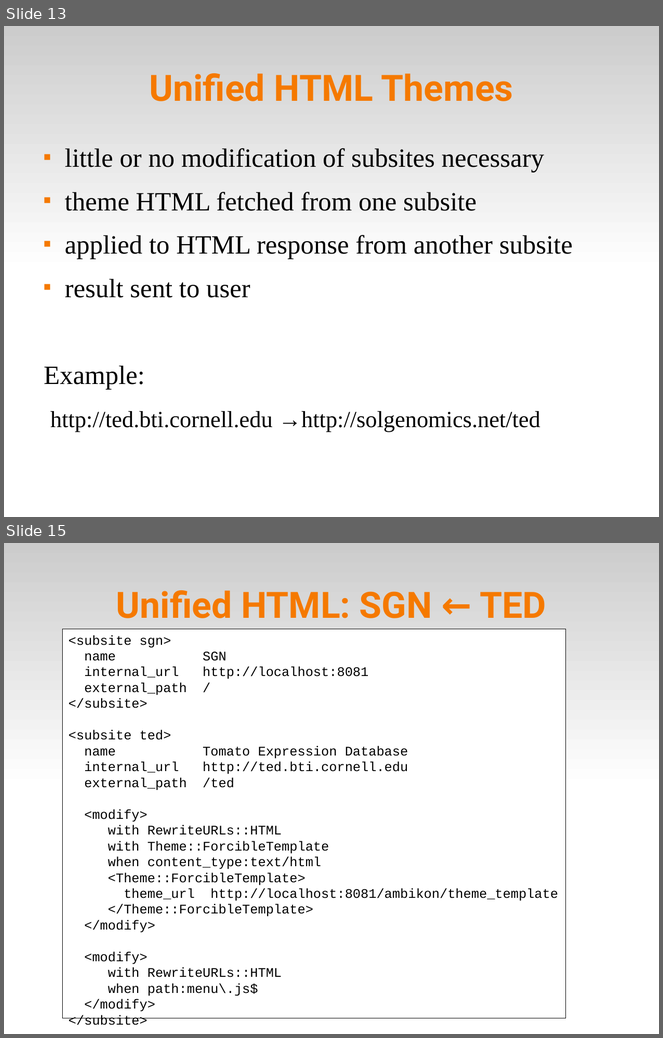
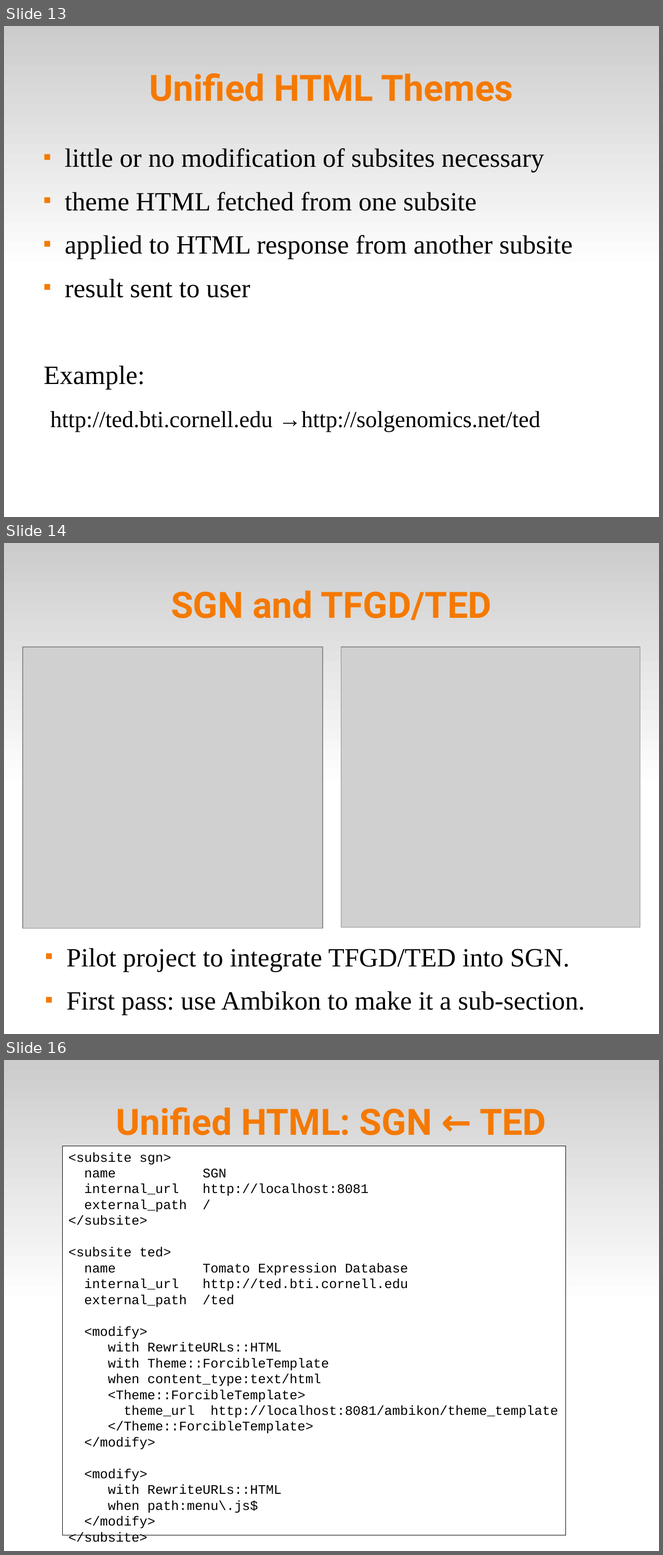
Before and after one commit to solgenomics/Ambikon, a slide deck: doc/presentations/ambikon_intro.odp. Shown one above the other, each under a label of ours: slides 13 and 15 before the commit, slides 13, 14 and 16 after it; the slides between them are not shown. The pictures are 663x1038 and 663x1555 pixels, drawn with LibreOffice and Linux fonts; fonts in the diff are those of the drawing; grey boxes stand for pictures. Boxes give left, top, right and bottom in pixels: in the first picture for what was removed or moved away, otherwise in the second. Text is boxed around its words. In the diff, an @@ line names an element or a change of style, - is before the commit and + after.

```diff
--- a/doc/presentations/ambikon_intro.odp
+++ b/doc/presentations/ambikon_intro.odp
@@ slide 14 added at (4, 543, 659, 1034), background #FFFFFF; not listed: 1 template element that a slide beside it also shows @@
@@ title added at (171, 590, 491, 620), 44 pt, text #F57900, bold @@
+SGN and TFGD/TED
@@ picture added at (22, 647, 323, 929) @@
@@ picture added at (341, 647, 641, 928) @@
@@ text added at (66, 948, 585, 1015), 32 pt, text #000000 @@
+■ Pilot project to integrate TFGD/TED into SGN.
+■ First pass: use Ambikon to make it a sub-section.
@@ what was slide 15 is now slide 16 @@
```
Also in this commit, not shown: 5 slides changed, 1 other slide added, 2 other files.
